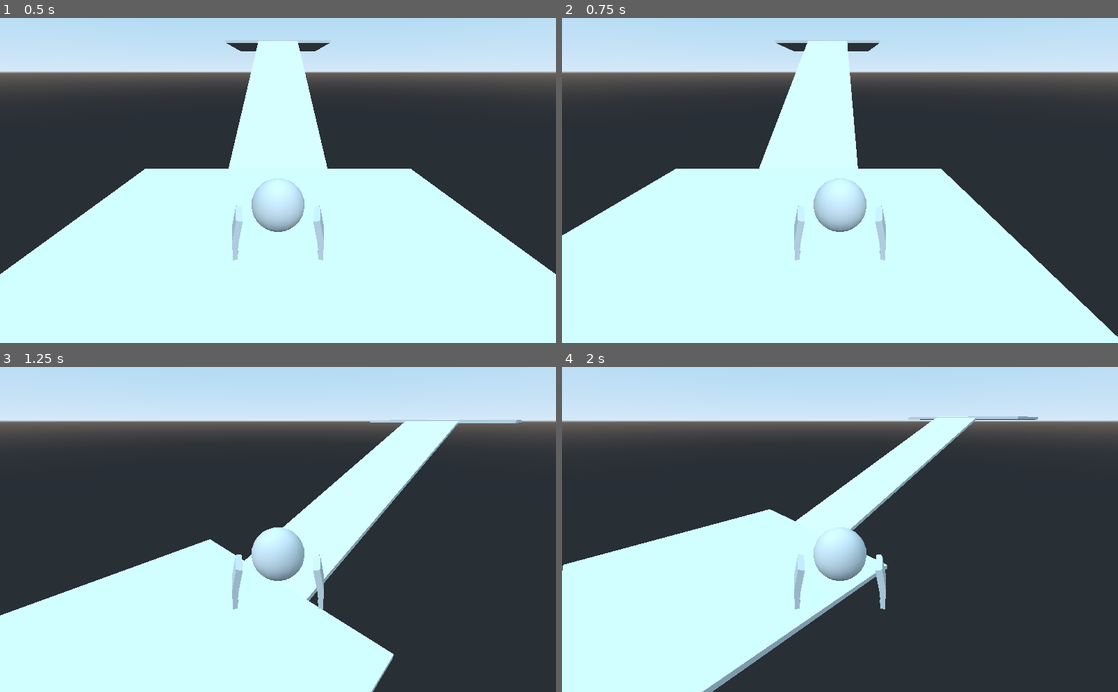
Above: before the commit, frames 1-4 (two rows, left to right).
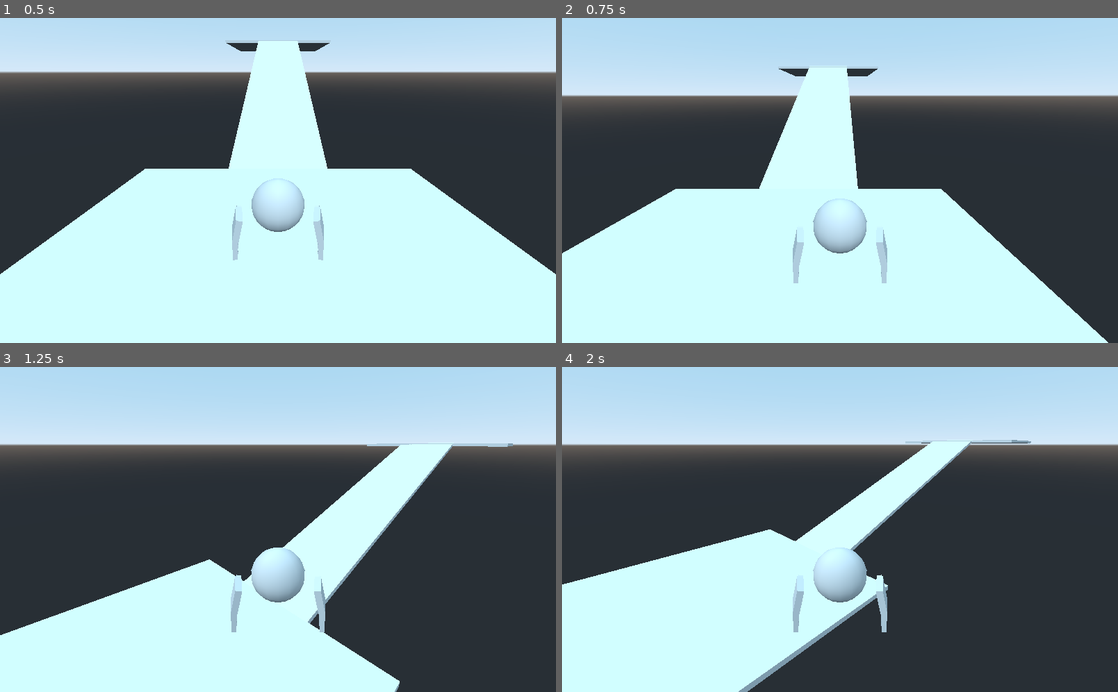
Above: after the commit, the same moments.

Repository: OutOfNet/first-3D-game
Game: Godot game, scene res://scenes/baseplate/Baseplate.tscn
The game is run twice, just before and just after one commit, with the same random seed, the same clock (stepped at 60 frames per second) and the same inputs.
Inputs:
- Up to frame 1 (0.5 s): no input
- Up to frame 2 (0.75 s): tap Enter at 0.5 s; hold D (right) from 0.53 s (still down); tap Down (camera_down) at 0.6 s
- Up to frame 3 (1.25 s): keep holding D (right); tap Space (jump) at 0.77 s; tap Left (camera_left) at 0.8 s
- Up to frame 4 (2 s): release D (right) at 1.28 s; hold S (down) from 1.28 s (still down); tap Left (camera_left) at 1.35 s; tap Space (jump) at 1.52 s; tap Right (camera_right) at 1.55 s

Frame 1 is identical in both runs. In frame 2, 18% of the frame differs, in the area x 0-100%, y 7-100%; in frame 3, 19%; in frame 4, 20%, in the area x 0-100%, y 15-100%.

Commit message:
Added vertical camera rotation.
It's not quite working well yet, and it doesn't work like the horizontal one as it keeps the camera rotated as long as the button to rotate it vertically stays pressed, which gives less control over how you can rotate it vertically but will be easier to deal with on the code side of things as there's less potential to break it.

Diff:
--- a/scripts/player/player_management.gd
+++ b/scripts/player/player_management.gd
@@ -3,6 +3,7 @@
 const GRAVITY = 150
 const MAX_HEALTH = 150
 const JUMP_FORCE = 50
+const CAMERA_NEUTRAL_ROTATION = -0.35
 
 export var speed = 15.0
 
@@ -10,10 +11,14 @@
 var velocity = Vector3.ZERO
 var health = MAX_HEALTH
 var is_rotating = false
+var camera
 
 
 
-func rotate_player(rotate_direction):
+func _ready():
+	camera = get_node("Camera")
+
+func rotate_camera(rotate_direction):
 	if rotate_direction == "left" && is_rotating == false:
 		if is_equal_approx(3.141593, rotation.y) == true:
 			rotation.y = -3.141593
@@ -61,17 +66,42 @@
 		velocity.x = 0
 		velocity.z = 0
 
-	print(rotation.y)
-
 	velocity.y -= delta * GRAVITY
 	velocity = move_and_slide(velocity, Vector3.UP, true)
 
 
 func _input(_event):
 	if Input.is_action_just_pressed("camera_left"):
-		rotate_player("left")
+		rotate_camera("left")
 	elif Input.is_action_just_pressed("camera_right"):
-		rotate_player("right")
+		rotate_camera("right")
+
+	if Input.is_action_just_pressed("camera_up"):
+		target_rotation = camera.rotation.x + 0.775
+		# Smoothly rotates the camera upwards.
+		while camera.rotation.x <= target_rotation - 0.025:
+			print(camera.rotation.x)
+			camera.rotation.x -= (camera.rotation.x - target_rotation) / 4
+			yield(get_tree().create_timer(0.025), "timeout")
+			print("rotated successfully")
+		camera.rotation.x = target_rotation
+		print(camera.rotation.x)
+	elif Input.is_action_just_pressed("camera_down"):
+		target_rotation = camera.rotation.x - 0.775
+		# Smoothly rotates the camera downwards.
+		while camera.rotation.x >= target_rotation + 0.025:
+			camera.rotation.x -= (camera.rotation.x - target_rotation) / 4
+			yield(get_tree().create_timer(0.025), "timeout")
+		camera.rotation.x = target_rotation
+		print("fully finished rotating")
+	elif Input.is_action_just_released("camera_down") or Input.is_action_just_released("camera_up"):
+		target_rotation = CAMERA_NEUTRAL_ROTATION
+		# Smoothly rotates the camera towards the neutral rotation.
+		while camera.rotation.x <= target_rotation + 0.025 && camera.rotation.x >= target_rotation - 0.025:
+			camera.rotation.x -= (camera.rotation.x - target_rotation) / 4
+			yield(get_tree().create_timer(0.025), "timeout")
+		camera.rotation.x = target_rotation
+		print(camera.rotation.x)
 
 	if Input.is_action_just_pressed("jump"):
 		velocity.y += JUMP_FORCE
Not shown, changed: README.md
